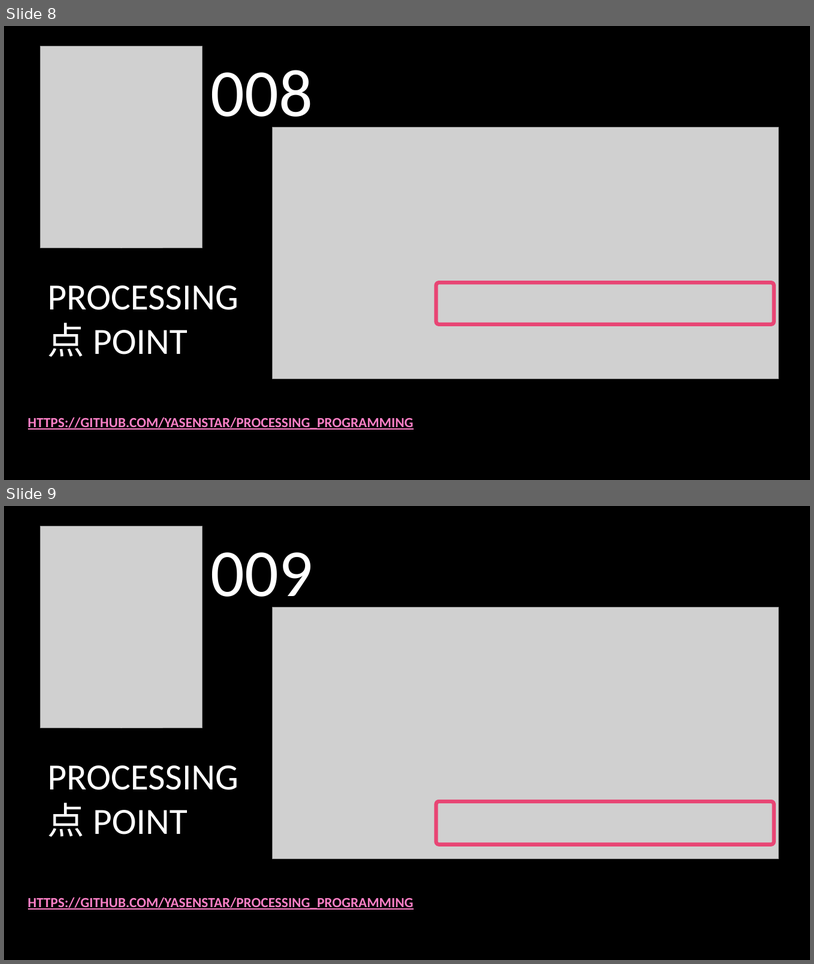
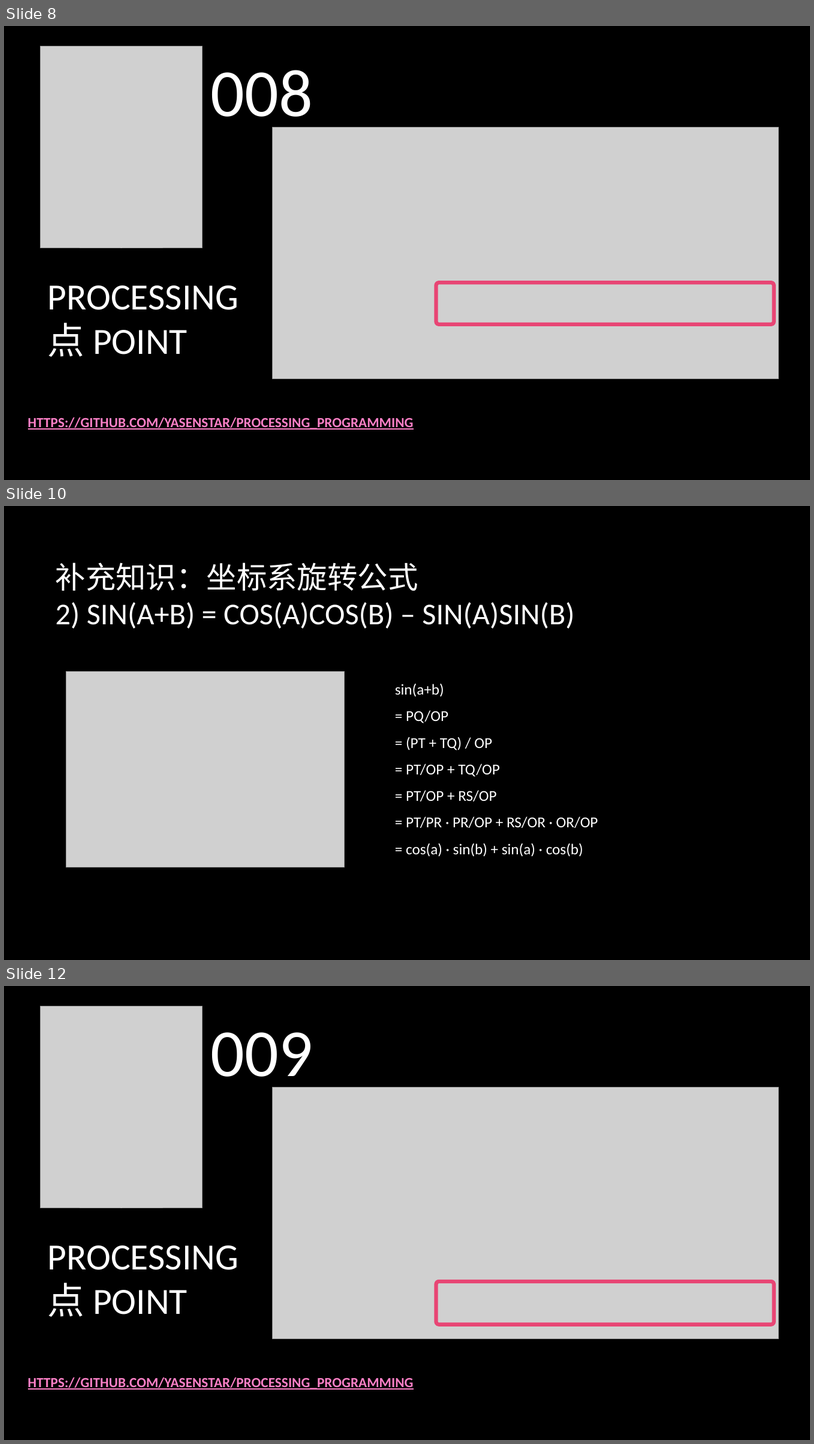
Before and after one commit to yasenstar/Processing_Programming, a slide deck: Processing_创意编程.pptx. Shown one above the other, each under a label of ours: slides 8 and 9 before the commit, slides 8, 10 and 12 after it; the slides between them are not shown. The pictures are 814x964 and 814x1444 pixels, drawn with LibreOffice and Linux fonts; fonts in the diff are those of the drawing; grey boxes stand for pictures; background and template pictures are left out. Boxes give left, top, right and bottom in pixels: in the first picture for what was removed or moved away, otherwise in the second. Text is boxed around its words. In the diff, an @@ line names an element or a change of style, - is before the commit and + after.

```diff
--- a/Processing_创意编程.pptx
+++ b/Processing_创意编程.pptx
@@ slide 10 added at [4,506,810,960], background picture (left out) @@
@@ title added at [56,562,575,628], 36 pt, text #FFFFFF @@
+补充知识：坐标系旋转公式
+2) SIN(A+B) = COS(A)COS(B) – SIN(A)SIN(B)
@@ picture added at [66,671,345,867] @@
@@ text added at [395,683,599,856], 18 pt, text #FFFFFF @@
+sin(a+b)
+= PQ/OP
+= (PT + TQ) / OP
+= PT/OP + TQ/OP
+= PT/OP + RS/OP
+= PT/PR · PR/OP + RS/OR · OR/OP
+= cos(a) · sin(b) + sin(a) · cos(b)
@@ what was slide 9 is now slide 12 @@
```
Also in this commit, not shown: 2 other slides added, 10 other files.
